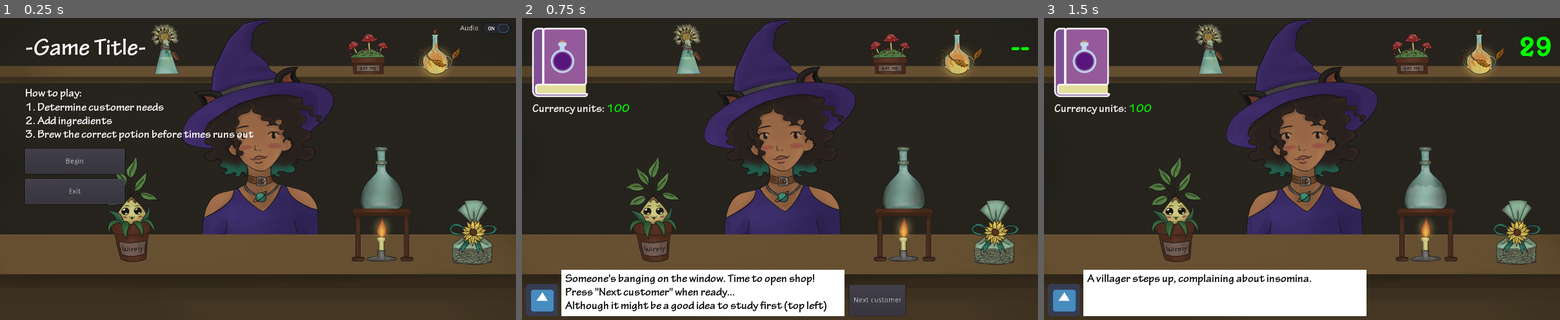
Above: before the commit, frames 1-3 (left to right).
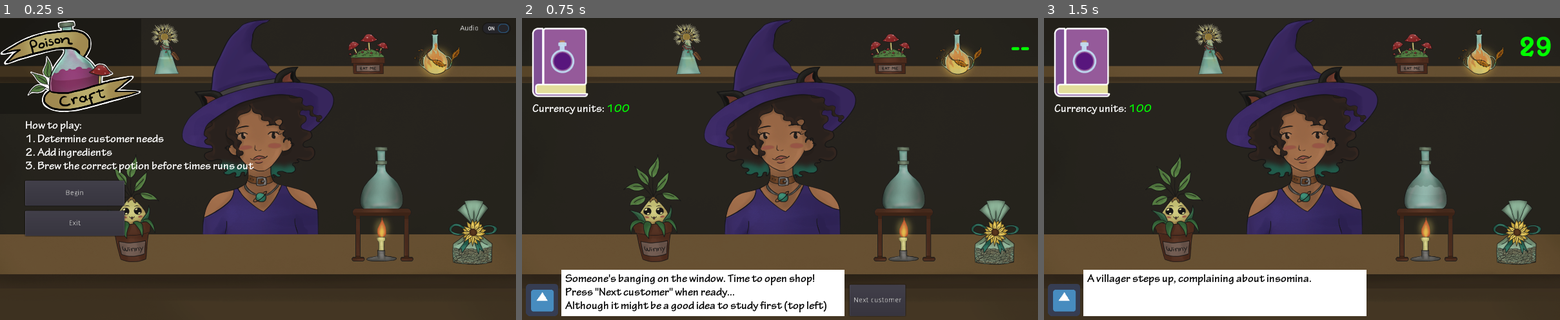
Above: after the commit, the same moments.

Repository: organicpencil/godot-wild-3
Game: Godot game, scene res://start.tscn
Two runs of this game, one before a commit and one after it. Both use one fixed random seed, a clock stepped at 60 frames per second and the inputs below. The engine's default icon, where the game draws it, is replaced by a stand-in: a white triangle on a blue panel in a dark square.
Inputs:
- Up to frame 1 (0.25 s): no input
- Up to frame 2 (0.75 s): click "Begin" at 0.5 s
- Up to frame 3 (1.5 s): click "Next customer" at 1.25 s

The runs differ from the first frame. In frame 1, 9.0% of the frame differs, in the area x 0-50%, y 0-73%; in frame 2, nothing differs; in frame 3, nothing differs.

Commit message:
Adding logo / title things

Diff:
--- a/project/project.godot
+++ b/project/project.godot
@@ -15,7 +15,7 @@
 
 [application]
 
-config/name="Godot Wild Jam 3 (Godot 3.1)"
+config/name="Poison Craft (Godot 3.1)"
 run/main_scene="res://start.tscn"
 config/icon="res://icon.png"
 
--- a/project/start.tscn
+++ b/project/start.tscn
@@ -11,7 +11,7 @@
 [ext_resource path="res://shop/witch.tscn" type="PackedScene" id=9]
 [ext_resource path="res://shop/potion.png" type="Texture" id=10]
 [ext_resource path="res://shop/mixer.png" type="Texture" id=11]
-[ext_resource path="res://title_font.tres" type="DynamicFont" id=12]
+[ext_resource path="res://menu/Poison_Craft_2.png" type="Texture" id=12]
 [ext_resource path="res://body_font.tres" type="DynamicFont" id=13]
 [ext_resource path="res://audio/clicker.tscn" type="PackedScene" id=14]
 [ext_resource path="res://menu/audio_button.tscn" type="PackedScene" id=15]
@@ -147,37 +147,32 @@
 size_flags_horizontal = 1
 size_flags_vertical = 1
 
-[node name="Title" type="Label" parent="Menu"]
+[node name="TextureRect" type="TextureRect" parent="Menu"]
+anchor_left = 0.0
+anchor_top = 0.0
+anchor_right = 0.0
+anchor_bottom = 0.0
+margin_right = 560.0
+margin_bottom = 380.0
+rect_scale = Vector2( 0.5, 0.5 )
+rect_pivot_offset = Vector2( 0, 0 )
+rect_clip_content = false
+mouse_filter = 1
+mouse_default_cursor_shape = 0
+size_flags_horizontal = 1
+size_flags_vertical = 1
+texture = ExtResource( 12 )
+stretch_mode = 0
+
+[node name="Instructions" type="Label" parent="Menu"]
 anchor_left = 0.0
 anchor_top = 0.0
 anchor_right = 0.0
 anchor_bottom = 0.0
 margin_left = 50.0
-margin_top = 39.0
-margin_right = 330.0
-margin_bottom = 88.0
-rect_pivot_offset = Vector2( 0, 0 )
-rect_clip_content = false
-mouse_filter = 2
-mouse_default_cursor_shape = 0
-size_flags_horizontal = 1
-size_flags_vertical = 4
-custom_fonts/font = ExtResource( 12 )
-text = "-Game Title-"
-autowrap = true
-percent_visible = 1.0
-lines_skipped = 0
-max_lines_visible = -1
-
-[node name="Instructions" type="Label" parent="Menu"]
-anchor_left = 0.0
-anchor_top = 0.0
-anchor_right = 0.0
-anchor_bottom = 0.0
-margin_left = 50.0
-margin_top = 139.0
+margin_top = 202.0
 margin_right = 550.0
-margin_bottom = 248.0
+margin_bottom = 311.0
 rect_pivot_offset = Vector2( 0, 0 )
 rect_clip_content = false
 mouse_filter = 2
@@ -200,9 +195,9 @@
 anchor_right = 0.0
 anchor_bottom = 0.5
 margin_left = 50.0
-margin_top = -41.0
+margin_top = 22.0
 margin_right = 247.0
-margin_bottom = 9.0
+margin_bottom = 72.0
 rect_pivot_offset = Vector2( 0, 0 )
 rect_clip_content = false
 focus_mode = 2
@@ -226,9 +221,9 @@
 anchor_right = 0.0
 anchor_bottom = 0.5
 margin_left = 50.0
-margin_top = 19.0
+margin_top = 82.0
 margin_right = 247.0
-margin_bottom = 69.0
+margin_bottom = 132.0
 rect_pivot_offset = Vector2( 0, 0 )
 rect_clip_content = false
 focus_mode = 2
Binary file added: project/menu/Poison_Craft_2.png
Not shown, added: project/menu/Poison_Craft_2.png.import
